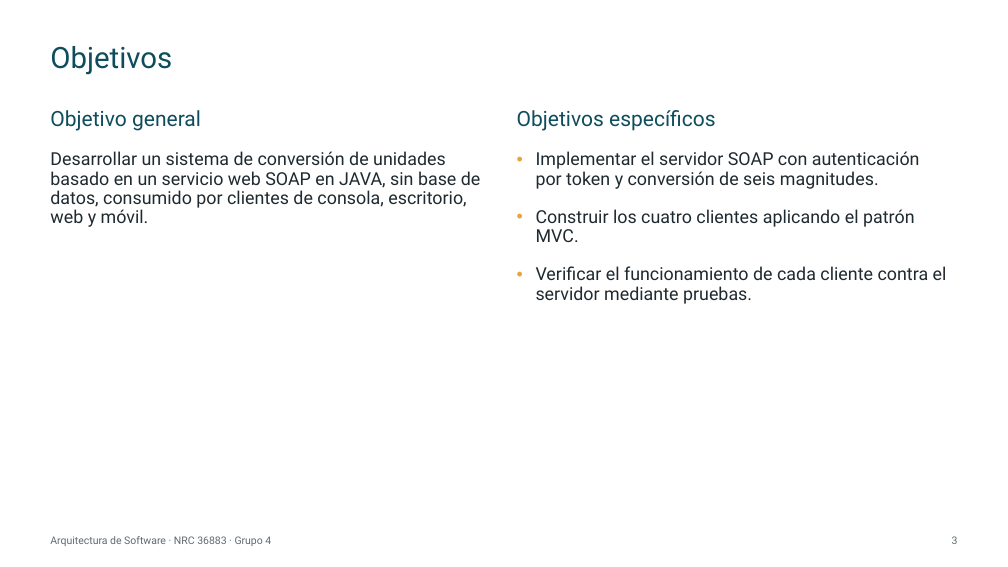
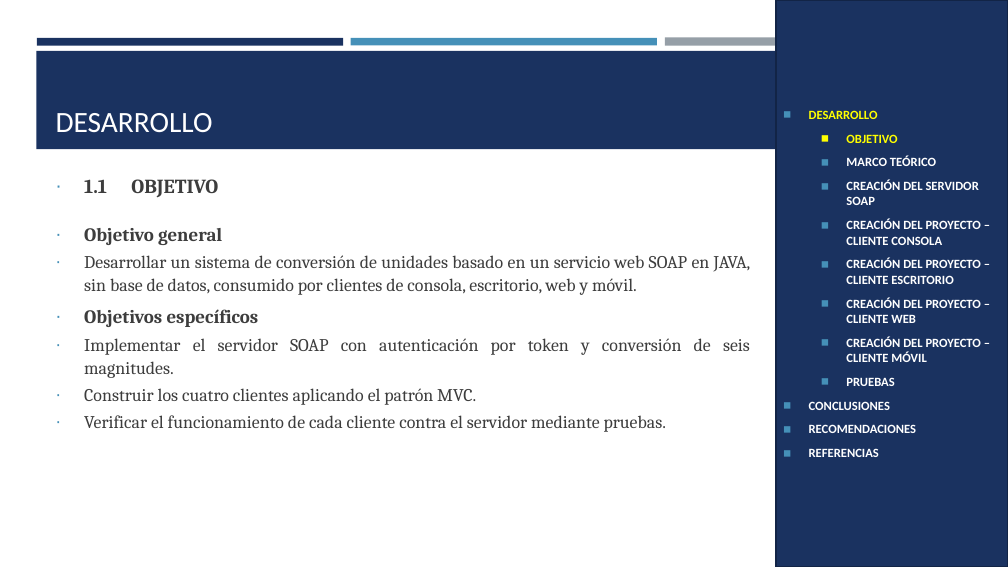
Before and after one commit to IMarcusDev/TI.1.1.-PAO202651_SOAP_JAVA_SINBDD_NRC_36883_GR04, a slide deck: slide 3 of 05. DOCUMENTACION/PRESENTACION TI.1.1. SOAP sin BDD en JAVA GR4.pptx. Drawn at 1008x567 pixels with LibreOffice and Linux fonts; fonts in the diff are those of the drawing. Boxes give left, top, right and bottom in pixels: in the first picture for what was removed or moved away, otherwise in the second. Text is boxed around its words. In the diff, an @@ line names an element or a change of style, - is before the commit and + after.

```diff
--- a/05. DOCUMENTACION/PRESENTACION TI.1.1. SOAP sin BDD en JAVA GR4.pptx
+++ b/05. DOCUMENTACION/PRESENTACION TI.1.1. SOAP sin BDD en JAVA GR4.pptx
@@ rectangle added at (776,0,1008,567), fill #1A3260, outline #122446 1.75 pt, 12 pt, text #FFFFFF, bold @@
+◼ DESARROLLO
+  ◼ OBJETIVO
+  ◼ MARCO TEÓRICO
+  ◼ CREACIÓN DEL SERVIDOR SOAP
+  ◼ CREACIÓN DEL PROYECTO – CLIENTE CONSOLA
+  ◼ CREACIÓN DEL PROYECTO – CLIENTE ESCRITORIO
+  ◼ CREACIÓN DEL PROYECTO – CLIENTE WEB
+  ◼ CREACIÓN DEL PROYECTO – CLIENTE MÓVIL
+  ◼ PRUEBAS
+◼ CONCLUSIONES
+◼ RECOMENDACIONES
+◼ REFERENCIAS
@@ rectangle added at (36,51,972,149), fill #1A3260 @@
@@ rectangle added at (37,38,343,45), fill #1A3260 @@
@@ title removed at (50,46,172,75) @@
-Objetivos
@@ rectangle added at (351,38,657,45), fill #4590B8 @@
@@ rectangle added at (665,38,971,46), fill #969FA7 @@
@@ title added at (56,113,213,132), 28 pt, text #FFFFFF @@
+DESARROLLO
@@ text removed at (517,110,947,304) @@
-Objetivos específicos
-• Implementar el servidor SOAP con autenticación por token y conversión de seis magnitudes.
-• Construir los cuatro clientes aplicando el patrón MVC.
-• Verificar el funcionamiento de cada cliente contra el servidor mediante pruebas.
@@ text "1.1 OBJETIVO": place and size @@
-text "1.1 OBJETIVO" at (50,110,481,227)
+text "1.1 OBJETIVO" at (84,179,751,432)
@@ text at (84,179,218,197): paragraph added @@
+∙ 1.1 OBJETIVO
@@ text at (84,228,751,295): size 20 to 18 pt, text colour #0E4D5C to #3D3D3D, bold on in "Objetivo general"; font Roboto to Cambria in "Objetivo general", "Desarrollar un sistema de conversión de unidades ..."; text colour #1F2A30 to #3D3D3D in "Desarrollar un sistema de conversión de unidades ..."; bullet none to ∙; line spacing 0.9 to 1.07; less space between paragraphs; alignment left to justified @@
@@ text at (84,309,750,432): paragraphs added @@
+∙ Objetivos específicos
+∙ Implementar el servidor SOAP con autenticación por token y conversión de seis magnitudes.
+∙ Construir los cuatro clientes aplicando el patrón MVC.
+∙ Verificar el funcionamiento de cada cliente contra el servidor mediante pruebas.
@@ text removed at (50,536,271,546) @@
-Arquitectura de Software · NRC 36883 · Grupo 4
@@ page number removed at (952,536,958,544) @@
-3
```
Also in this commit, not shown: 23 other slides changed, 6 slides added, 14 slides removed, 1 other file.
